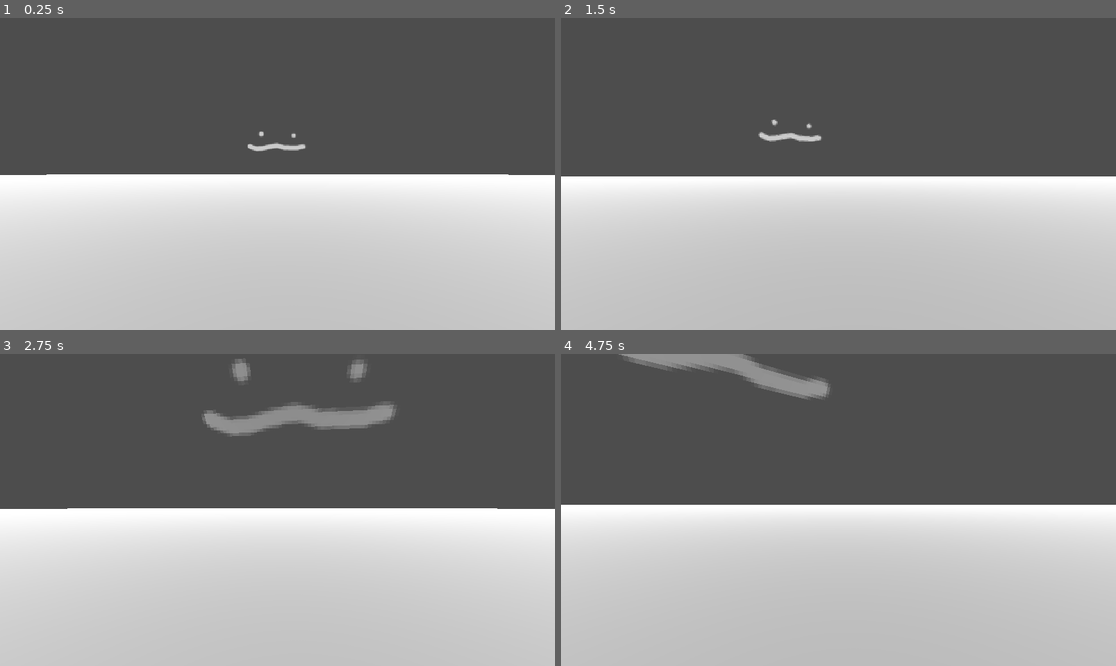
Above: before the commit, frames 1-4 (two rows, left to right).
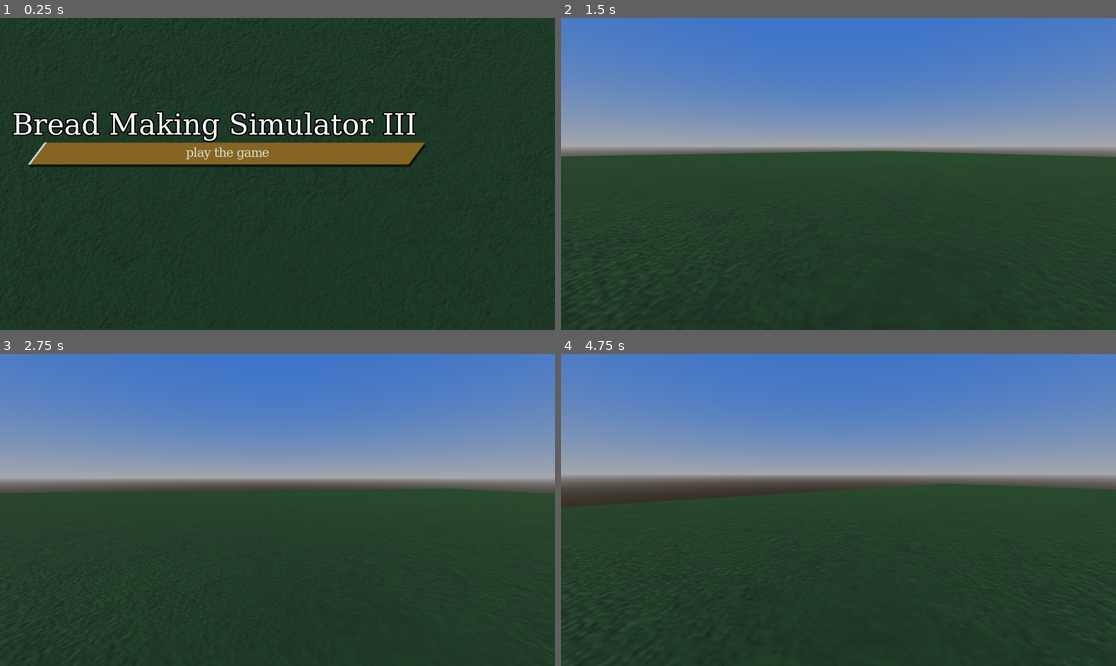
Above: after the commit, the same moments.

Repository: rwilliaise/bread-making-simulator
Game: Godot game, scene res://scenes/main_menu.tscn
Same seed, same stepped clock (60 frames per second), same inputs: the game is played once before the commit and once after it. Before the commit the project starts from res://scenes/cutscene_intro.tscn.
Inputs (mouse positions are in pixels of both pictures, inside the frame that each line leads up to):
- Up to frame 1 (0.25 s): no input
- Up to frame 2 (1.5 s): click (788, 155) at 0.5 s, where only the run after the commit has a clickable "play the game"; tap Enter at 1.25 s; move the mouse to (866, 174) at 1.27 s; hold W (move_forward) from 1.28 s (still down); hold Ctrl (move_crouch) from 1.28 s (still down)
- Up to frame 3 (2.75 s): keep holding W (move_forward); tap Space (move_jump) at 1.52, 2.27 s; move the mouse to (249, 510) at 2.02 s; release Ctrl (move_crouch) at 2.03 s; tap Ctrl (move_crouch) at 2.1 s
- Up to frame 4 (4.75 s): keep holding W (move_forward); move the mouse to (849, 503) at 2.77 s; hold Ctrl (move_crouch) 2.78-3.53 s; move the mouse to (832, 516) at 3.52 s; tap Ctrl (move_crouch) at 3.6 s; tap Space (move_jump) at 3.77, 4.52 s; move the mouse to (877, 513) at 4.27 s; hold Ctrl (move_crouch) from 4.28 s (still down)

The runs differ from the first frame. In frame 1, 100% of the frame differs, in the area x 0-100%, y 0-100%; in frame 2, 100%; in frame 3, 98%; in frame 4, 98%.

Commit message:
Add main menu

Diff:
--- a/global.gd
+++ b/global.gd
@@ -7,8 +7,66 @@
 var current_save: SaveData
 
 ## Global pointer to current HUD open in-game.
-var current_hud: Control
+var current_hud
 
-func announce(text: String):
-	if current_hud.has_method("announce"):
-		current_hud.announce(text)
+## Global pointer to currently loaded scene
+var current_scene: Node
+
+
+var _loading
+
+## Show a progress bar over the current HUD. Should be used exclusively for loading.
+func set_progress(amount):
+	if current_hud != null && current_hud.has_method("set_progress"):
+		current_hud.set_progress(amount)
+
+## Sets the scene to a new scene.
+func set_new_scene(new_scene: Node):
+	current_scene.queue_free()
+	current_scene = new_scene
+
+	get_tree().get_root().add_child(new_scene)
+
+## Loads a new scene and shows a progress bar on the current HUD.
+func load_scene(new_path: String):
+	if _loading != null:
+		push_warning("LOAD: Attempted to load new scene during scene load")
+		return
+
+	_loading = new_path
+
+	set_progress(0)
+
+	ResourceLoader.load_threaded_request(new_path, "", true)
+
+	set_process(true)
+
+func _ready():
+	var root = get_tree().get_root()
+	current_scene = root.get_child(root.get_child_count() - 1)
+
+func _process(_delta):
+	if _loading == null:
+		set_process(false)
+		return
+
+	var progress = []
+	var result = ResourceLoader.load_threaded_get_status(_loading, progress)
+
+	match result:
+		ResourceLoader.THREAD_LOAD_LOADED:
+			var scene = ResourceLoader.load_threaded_get(_loading)
+
+			_loading = null
+
+			set_progress(-1)
+			set_new_scene(scene.instantiate())
+			set_process(false)
+			return
+		ResourceLoader.THREAD_LOAD_IN_PROGRESS:
+			print("LOAD: progress: " + str(progress[0]))
+			set_progress(progress[0])
+		_:
+			push_warning("LOAD: Got result value instead: " + result)
+			set_process(false)
+			return
--- a/project.godot
+++ b/project.godot
@@ -12,7 +12,7 @@
 
 config/name="Bread Making Simulator"
 config/description="bake bread make bread sell bread"
-run/main_scene="res://scenes/cutscene_intro.tscn"
+run/main_scene="res://scenes/main_menu.tscn"
 config/use_custom_user_dir=true
 config/features=PackedStringArray("4.0", "Forward Plus")
 boot_splash/image="res://icon.png"
@@ -65,3 +65,7 @@
 "events": [Object(InputEventMouseButton,"resource_local_to_scene":false,"resource_name":"","device":-1,"window_id":0,"a …(241 unchanged characters)…
 ]
 }
+
+[rendering]
+
+anti_aliasing/quality/msaa_3d=1
--- a/scenes/components/component.gd
+++ /dev/null
@@ -1,2 +0,0 @@
-extends Node
-class_name Component
--- /dev/null
+++ b/scenes/components/structure_component.tscn
@@ -0,0 +1,15 @@
+[gd_scene load_steps=3 format=3 uid="uid://cx7ifaiiqcg5s"]
+
+[sub_resource type="BoxShape3D" id="BoxShape3D_h6uum"]
+
+[sub_resource type="BoxMesh" id="BoxMesh_fqb84"]
+
+[node name="StructureComponent" type="Node3D"]
+
+[node name="StaticBody3D" type="StaticBody3D" parent="."]
+
+[node name="CollisionShape3D" type="CollisionShape3D" parent="StaticBody3D"]
+shape = SubResource("BoxShape3D_h6uum")
+
+[node name="MeshInstance3D" type="MeshInstance3D" parent="StaticBody3D"]
+mesh = SubResource("BoxMesh_fqb84")
--- a/scenes/cutscene_intro.tscn
+++ b/scenes/cutscene_intro.tscn
@@ -60,3 +60,5 @@
 
 [node name="DirectionalLight3D" type="DirectionalLight3D" parent="."]
 transform = Transform3D(0.890626, -0.156275, -0.427041, 0.454737, 0.306072, 0.836382, 0, -0.939094, 0.34366, 0, 0, 0)
+
+[node name="AnimationPlayer" type="AnimationPlayer" parent="."]
--- /dev/null
+++ b/scenes/default_environment.tres
@@ -0,0 +1,16 @@
+[gd_resource type="Environment" load_steps=3 format=3 uid="uid://bjymjchd4rq78"]
+
+[sub_resource type="ProceduralSkyMaterial" id="ProceduralSkyMaterial_gphq4"]
+sky_top_color = Color(0.207843, 0.439216, 0.796078, 1)
+sky_horizon_color = Color(0.647059, 0.654902, 0.670588, 1)
+sun_curve = 0.05
+
+[sub_resource type="Sky" id="Sky_bksfk"]
+sky_material = SubResource("ProceduralSkyMaterial_gphq4")
+radiance_size = 0
+
+[resource]
+background_mode = 2
+sky = SubResource("Sky_bksfk")
+ssr_enabled = true
+ssao_enabled = true
--- /dev/null
+++ b/scenes/entities/bread/bread.tscn
@@ -0,0 +1,32 @@
+[gd_scene load_steps=5 format=3 uid="uid://2ge7pa6nouda"]
+
+[sub_resource type="PhysicsMaterial" id="PhysicsMaterial_8n6s5"]
+friction = 0.6
+rough = true
+bounce = 0.05
+absorbent = true
+
+[sub_resource type="CylinderShape3D" id="CylinderShape3D_g7k8h"]
+margin = 0.1
+height = 0.25
+radius = 0.25
+
+[sub_resource type="SphereMesh" id="SphereMesh_4lfgw"]
+radius = 0.25
+height = 0.25
+radial_segments = 16
+rings = 8
+
+[sub_resource type="StandardMaterial3D" id="StandardMaterial3D_7tu7d"]
+albedo_color = Color(1, 0.890196, 0.65098, 1)
+
+[node name="Bread" type="RigidBody3D"]
+mass = 0.2
+physics_material_override = SubResource("PhysicsMaterial_8n6s5")
+
+[node name="CollisionShape3D" type="CollisionShape3D" parent="."]
+shape = SubResource("CylinderShape3D_g7k8h")
+
+[node name="MeshInstance3D" type="MeshInstance3D" parent="."]
+mesh = SubResource("SphereMesh_4lfgw")
+surface_material_override/0 = SubResource("StandardMaterial3D_7tu7d")
--- a/scenes/gui/hud_announce.gd
+++ /dev/null
@@ -1,10 +0,0 @@
-extends Label
-
-@onready var ANIMATION_PLAYER: AnimationPlayer = $AnimationPlayer
-
-func _ready():
-	label_settings.font_color = Color(255, 255, 255, 0)
-	label_settings.shadow_color = Color(0, 0, 0, 0)
-
-func announce(text: String):
-	ANIMATION_PLAYER.play("")
--- a/scenes/gui/hud_announce.tscn
+++ /dev/null
@@ -1,86 +0,0 @@
-[gd_scene load_steps=4 format=3 uid="uid://brqdhab4w2tk8"]
-
-[sub_resource type="Animation" id="Animation_vtf0j"]
-resource_name = "display"
-length = 30.0
-tracks/0/type = "value"
-tracks/0/imported = false
-tracks/0/enabled = true
-tracks/0/path = NodePath(".:label_settings:font_color")
-tracks/0/interp = 2
-tracks/0/loop_wrap = true
-tracks/0/keys = {
-"times": PackedFloat32Array(0, 0.5, 29.5, 30),
-"transitions": PackedFloat32Array(1, 1, 1, 1),
-"update": 0,
-"values": [Color(1, 1, 1, 0), Color(1, 1, 1, 1), Color(1, 1, 1, 1), Color(1, 1, 1, 0)]
-}
-tracks/1/type = "value"
-tracks/1/imported = false
-tracks/1/enabled = true
-tracks/1/path = NodePath(".:label_settings:shadow_color")
-tracks/1/interp = 2
-tracks/1/loop_wrap = true
-tracks/1/keys = {
-"times": PackedFloat32Array(0, 0.5, 29.5, 30),
-"transitions": PackedFloat32Array(1, 1, 1, 1),
-"update": 0,
-"values": [Color(0, 0, 0, 0), Color(0, 0, 0, 1), Color(0, 0, 0, 1), Color(0, 0, 0, 0)]
-}
-
-[sub_resource type="Animation" id="Animation_1t7ll"]
-length = 0.001
-tracks/0/type = "value"
-tracks/0/imported = false
-tracks/0/enabled = true
-tracks/0/path = NodePath(".:label_settings:font_color")
-tracks/0/interp = 1
-tracks/0/loop_wrap = true
-tracks/0/keys = {
-"times": PackedFloat32Array(0),
-"transitions": PackedFloat32Array(1),
-"update": 0,
-"values": [Color(1, 1, 1, 1)]
-}
-tracks/1/type = "value"
-tracks/1/imported = false
-tracks/1/enabled = true
-tracks/1/path = NodePath(".:label_settings:shadow_color")
-tracks/1/interp = 1
-tracks/1/loop_wrap = true
-tracks/1/keys = {
-"times": PackedFloat32Array(0),
-"transitions": PackedFloat32Array(1),
-"update": 0,
-"values": [Color(0, 0, 0, 1)]
-}
-
-[sub_resource type="AnimationLibrary" id="AnimationLibrary_jk8qf"]
-_data = {
-"RESET": SubResource("Animation_1t7ll"),
-"display": SubResource("Animation_vtf0j")
-}
-
-[node name="Announce" type="VFlowContainer"]
-anchors_preset = 14
-anchor_top = 0.5
-anchor_right = 1.0
-anchor_bottom = 0.5
-grow_horizontal = 2
-grow_vertical = 2
-alignment = 1
-
-[node name="AnimationPlayer" type="AnimationPlayer" parent="."]
-libraries = {
-"": SubResource("AnimationLibrary_jk8qf")
-}
-
-[node name="Label" type="Label" parent="."]
-layout_mode = 2
-text = "text"
-horizontal_alignment = 1
-
-[node name="Label2" type="Label" parent="."]
-layout_mode = 2
-text = "text"
-horizontal_alignment = 1
--- a/scenes/gui/hud_intro.tscn
+++ b/scenes/gui/hud_intro.tscn
@@ -1,7 +1,6 @@
-[gd_scene load_steps=4 format=3 uid="uid://bigi1omjx01f"]
+[gd_scene load_steps=3 format=3 uid="uid://bigi1omjx01f"]
 
 [ext_resource type="Script" path="res://scenes/gui/hud_intro.gd" id="1_njefg"]
-[ext_resource type="PackedScene" uid="uid://brqdhab4w2tk8" path="res://scenes/gui/hud_announce.tscn" id="2_owpa8"]
 
 [sub_resource type="SystemFont" id="SystemFont_5ecnp"]
 font_names = PackedStringArray("Lucida Console", "Monospace")
@@ -25,8 +24,9 @@
 anchor_top = 0.5
 anchor_right = 1.0
 anchor_bottom = 0.5
-offset_left = -123.0
+offset_left = -128.0
 offset_top = -23.0
+offset_right = -5.0
 offset_bottom = 23.0
 grow_horizontal = 0
 grow_vertical = 2
@@ -35,11 +35,3 @@
 space - jump"
 horizontal_alignment = 1
 vertical_alignment = 1
-
-[node name="Announce" parent="." instance=ExtResource("2_owpa8")]
-layout_mode = 0
-anchors_preset = 0
-offset_left = 1008.5
-offset_top = 74.5
-offset_right = 1008.5
-offset_bottom = 100.5
--- /dev/null
+++ b/scenes/gui/main_menu_theme.tres
@@ -0,0 +1,61 @@
+[gd_resource type="Theme" load_steps=8 format=3 uid="uid://b67nxj3grepel"]
+
+[sub_resource type="StyleBoxFlat" id="StyleBoxFlat_h76lx"]
+bg_color = Color(0.6, 0.6, 0.6, 0)
+skew = Vector2(0.75, 0)
+border_width_left = 5
+corner_detail = 1
+
+[sub_resource type="StyleBoxFlat" id="StyleBoxFlat_w7lr7"]
+bg_color = Color(0.6, 0.6, 0.6, 0)
+skew = Vector2(0.75, 0)
+border_width_left = 8
+border_width_top = 5
+border_width_right = 8
+border_width_bottom = 5
+border_color = Color(1, 0.7625, 0.25, 1)
+border_blend = true
+
+[sub_resource type="StyleBoxFlat" id="StyleBoxFlat_cyq6q"]
+bg_color = Color(0.4, 0.27451, 0.0823529, 1)
+skew = Vector2(0.75, 0)
+border_width_left = 5
+corner_detail = 1
+shadow_size = 1
+shadow_offset = Vector2(2.5, 5)
+
+[sub_resource type="StyleBoxFlat" id="StyleBoxFlat_lirij"]
+content_margin_top = 10.0
+content_margin_bottom = 10.0
+bg_color = Color(0.521569, 0.396078, 0.129412, 1)
+skew = Vector2(0.75, 0)
+border_width_left = 5
+corner_detail = 1
+shadow_size = 1
+shadow_offset = Vector2(2.5, 5)
+
+[sub_resource type="StyleBoxFlat" id="StyleBoxFlat_sxnbg"]
+bg_color = Color(0.521569, 0.396078, 0.129412, 1)
+skew = Vector2(0.75, 0)
+border_width_left = 5
+corner_detail = 1
+shadow_size = 1
+shadow_offset = Vector2(2.5, 5)
+
+[sub_resource type="StyleBoxFlat" id="StyleBoxFlat_r3syy"]
+bg_color = Color(0.25098, 0.25098, 0.25098, 1)
+
+[sub_resource type="SystemFont" id="SystemFont_4b4o1"]
+font_names = PackedStringArray("Franklin Gothic Medium", "Arial", "Sans-Serif")
+multichannel_signed_distance_field = true
+
+[resource]
+default_font = SubResource("SystemFont_4b4o1")
+Button/colors/font_outline_color = Color(1, 1, 1, 0)
+Button/font_sizes/font_size = 24
+Button/styles/disabled = SubResource("StyleBoxFlat_h76lx")
+Button/styles/focus = SubResource("StyleBoxFlat_w7lr7")
+Button/styles/hover = SubResource("StyleBoxFlat_cyq6q")
+Button/styles/normal = SubResource("StyleBoxFlat_lirij")
+Button/styles/pressed = SubResource("StyleBoxFlat_sxnbg")
+ProgressBar/styles/background = SubResource("StyleBoxFlat_r3syy")
--- /dev/null
+++ b/scenes/main_menu.gd
@@ -0,0 +1,51 @@
+extends Node3D
+
+@export var bread_scene: PackedScene
+@onready var BREAD = $Bread
+
+@onready var PROGRESS_BAR = $CanvasLayer/ProgressBar
+@onready var PRO_TIP = $CanvasLayer/ProgressBar/Protip
+@onready var PLAY = $CanvasLayer/MenuUI/MarginContainer/VBoxContainer/Play
+
+var value = 0
+
+var _protips = [
+	"Heaven almighty, you will not survive. Good luck",
+	"Bread making simulators one and two have still not been found",
+	"NOW!!",
+	"bake hte bread jesse"
+]
+
+func set_progress(amount):
+	if amount == -1:
+		value = null
+		PROGRESS_BAR.visible = false
+		return
+
+	if value == null:
+		PROGRESS_BAR.visible = true
+		PRO_TIP.text = "Protip: " + _protips.pick_random()
+		set_process(true)
+
+	value = amount
+
+func _on_timeout():
+	var bread = bread_scene.instantiate()
+	BREAD.add_child(bread)
+	bread.global_position = BREAD.global_position + Vector3(randf_range(-1, 1), 0, randf_range(-1, 1))
+	bread.apply_central_impulse(Vector3(0, -20, 0))
+	print("BREAD: spawned")
+
+func _ready():
+	GlobalVars.current_hud = self
+
+func _process(delta):
+	if value == null:
+		set_process(false)
+		return
+
+	PROGRESS_BAR.value = move_toward(PROGRESS_BAR.value, value, delta * 0.05)
+
+func _play():
+	PLAY.disabled = true
+	GlobalVars.load_scene("res://scenes/mortal_plane.tscn")
--- /dev/null
+++ b/scenes/main_menu.tscn
@@ -0,0 +1,133 @@
+[gd_scene load_steps=13 format=3 uid="uid://bi8uxfj1868os"]
+
+[ext_resource type="Script" path="res://scenes/main_menu.gd" id="1_auhel"]
+[ext_resource type="Theme" uid="uid://b67nxj3grepel" path="res://scenes/gui/main_menu_theme.tres" id="1_lhsvp"]
+[ext_resource type="Texture2D" uid="uid://bpcqqm7474qo8" path="res://textures/grass.tres" id="2_5d5ds"]
+[ext_resource type="PackedScene" uid="uid://2ge7pa6nouda" path="res://scenes/entities/bread/bread.tscn" id="2_w4p8d"]
+[ext_resource type="Environment" uid="uid://bjymjchd4rq78" path="res://scenes/default_environment.tres" id="5_nnoy7"]
+
+[sub_resource type="WorldBoundaryShape3D" id="WorldBoundaryShape3D_prj7q"]
+
+[sub_resource type="FastNoiseLite" id="FastNoiseLite_gfhps"]
+noise_type = 2
+frequency = 0.17
+fractal_octaves = 1
+cellular_jitter = 1.5
+domain_warp_enabled = true
+domain_warp_type = 1
+
+[sub_resource type="NoiseTexture2D" id="NoiseTexture2D_gttt4"]
+width = 1024
+height = 1024
+seamless = true
+as_normal_map = true
+bump_strength = 2.0
+noise = SubResource("FastNoiseLite_gfhps")
+
+[sub_resource type="StandardMaterial3D" id="StandardMaterial3D_3p8v6"]
+albedo_texture = ExtResource("2_5d5ds")
+albedo_texture_force_srgb = true
+normal_enabled = true
+normal_texture = SubResource("NoiseTexture2D_gttt4")
+
+[sub_resource type="PlaneMesh" id="PlaneMesh_6bcin"]
+material = SubResource("StandardMaterial3D_3p8v6")
+size = Vector2(64, 64)
+
+[sub_resource type="SystemFont" id="SystemFont_prxe8"]
+font_names = PackedStringArray("Serif")
+
+[sub_resource type="LabelSettings" id="LabelSettings_i5236"]
+font = SubResource("SystemFont_prxe8")
+font_size = 60
+outline_size = 10
+outline_color = Color(0, 0, 0, 1)
+
+[node name="MainMenu" type="Node3D"]
+script = ExtResource("1_auhel")
+bread_scene = ExtResource("2_w4p8d")
+
+[node name="Camera3D" type="Camera3D" parent="."]
+transform = Transform3D(0.707107, -0.577096, 0.408607, 0, 0.577858, 0.816138, -0.707107, -0.577096, 0.408607, 8, 16, 8)
+projection = 1
+size = 10.0
+
+[node name="Bread" type="Node3D" parent="."]
+transform = Transform3D(1, 0, 0, 0, 1, 0, 0, 0, 1, 0, 20, 0)
+
+[node name="Ground" type="StaticBody3D" parent="."]
+
+[node name="CollisionShape3D" type="CollisionShape3D" parent="Ground"]
+shape = SubResource("WorldBoundaryShape3D_prj7q")
+
+[node name="MeshInstance3D" type="MeshInstance3D" parent="Ground"]
+mesh = SubResource("PlaneMesh_6bcin")
+skeleton = NodePath("../CollisionShape3D")
+
+[node name="DirectionalLight3D" type="DirectionalLight3D" parent="."]
+transform = Transform3D(0.890626, -0.156275, -0.427041, 0.454737, 0.306072, 0.836382, 0, -0.939094, 0.34366, 0, 0, 0)
+
+[node name="CanvasLayer" type="CanvasLayer" parent="."]
+
+[node name="MenuUI" type="VBoxContainer" parent="CanvasLayer"]
+anchors_preset = -1
+anchor_top = 0.3
+anchor_bottom = 0.5
+offset_left = 25.0
+offset_right = 697.0
+theme = ExtResource("1_lhsvp")
+
+[node name="Title" type="Label" parent="CanvasLayer/MenuUI"]
+layout_mode = 2
+text = "Bread Making Simulator III"
+label_settings = SubResource("LabelSettings_i5236")
+
+[node name="MarginContainer" type="MarginContainer" parent="CanvasLayer/MenuUI"]
+layout_mode = 2
+size_flags_vertical = 2
+theme_override_constants/margin_left = 50
+
+[node name="VBoxContainer" type="VBoxContainer" parent="CanvasLayer/MenuUI/MarginContainer"]
+layout_mode = 2
+size_flags_vertical = 0
+
+[node name="Play" type="Button" parent="CanvasLayer/MenuUI/MarginContainer/VBoxContainer"]
+layout_mode = 2
+text = "play the game"
+
+[node name="ProgressBar" type="ProgressBar" parent="CanvasLayer"]
+visible = false
+anchors_preset = 14
+anchor_top = 0.5
+anchor_right = 1.0
+anchor_bottom = 0.5
+offset_left = 26.0
+offset_top = -13.5
+offset_right = -26.0
+offset_bottom = 13.5
+grow_horizontal = 2
+grow_vertical = 2
+theme = ExtResource("1_lhsvp")
+max_value = 1.0
+
+[node name="Protip" type="Label" parent="CanvasLayer/ProgressBar"]
+layout_mode = 1
+anchors_preset = 15
+anchor_right = 1.0
+anchor_bottom = 1.0
+offset_top = 35.0
+offset_bottom = 35.0
+grow_horizontal = 2
+grow_vertical = 2
+horizontal_alignment = 1
+vertical_alignment = 1
+
+[node name="Timer" type="Timer" parent="."]
+wait_time = 0.1
+autostart = true
+
+[node name="WorldEnvironment" type="WorldEnvironment" parent="."]
+environment = ExtResource("5_nnoy7")
+
+[connection signal="pressed" from="CanvasLayer/MenuUI/MarginContainer/VBoxContainer/Play" to="." method="_play"]
+[connection signal="timeout" from="Timer" to="." method="_on_timeout"]
--- a/scenes/mortal_plane.tscn
+++ b/scenes/mortal_plane.tscn
@@ -1,11 +1,36 @@
-[gd_scene load_steps=4 format=3 uid="uid://2gugbumpphqw"]
+[gd_scene load_steps=9 format=3 uid="uid://2gugbumpphqw"]
 
 [ext_resource type="PackedScene" uid="uid://df41op1j5b67q" path="res://scenes/entities/player/player.tscn" id="1_kco8m"]
+[ext_resource type="Texture2D" uid="uid://bpcqqm7474qo8" path="res://textures/grass.tres" id="1_oxdw0"]
+[ext_resource type="Environment" uid="uid://bjymjchd4rq78" path="res://scenes/default_environment.tres" id="3_a8r4w"]
 
 [sub_resource type="BoxShape3D" id="BoxShape3D_yps1v"]
 size = Vector3(64, 1, 64)
 
+[sub_resource type="FastNoiseLite" id="FastNoiseLite_gfhps"]
+noise_type = 2
+frequency = 0.17
+fractal_octaves = 1
+cellular_jitter = 1.5
+domain_warp_enabled = true
+domain_warp_type = 1
+
+[sub_resource type="NoiseTexture2D" id="NoiseTexture2D_1453o"]
+width = 2048
+height = 2048
+seamless = true
+as_normal_map = true
+bump_strength = 2.5
+noise = SubResource("FastNoiseLite_gfhps")
+
+[sub_resource type="StandardMaterial3D" id="StandardMaterial3D_sycb6"]
+albedo_texture = ExtResource("1_oxdw0")
+albedo_texture_force_srgb = true
+normal_enabled = true
+normal_texture = SubResource("NoiseTexture2D_1453o")
+
 [sub_resource type="PlaneMesh" id="PlaneMesh_kj6jj"]
+material = SubResource("StandardMaterial3D_sycb6")
 size = Vector2(64, 64)
 center_offset = Vector3(0, 0.5, 0)
 
@@ -21,7 +46,9 @@
 mesh = SubResource("PlaneMesh_kj6jj")
 
 [node name="Player" parent="." instance=ExtResource("1_kco8m")]
-transform = Transform3D(1, 0, 0, 0, 1, 0, 0, 0, 1, 0, 0, 0)
 
 [node name="DirectionalLight3D" type="DirectionalLight3D" parent="."]
 transform = Transform3D(0.890626, -0.156275, -0.427041, 0.454737, 0.306072, 0.836382, 0, -0.939094, 0.34366, 0, 0, 0)
+
+[node name="WorldEnvironment" type="WorldEnvironment" parent="."]
+environment = ExtResource("3_a8r4w")
--- /dev/null
+++ b/textures/grass.tres
@@ -0,0 +1,20 @@
+[gd_resource type="NoiseTexture2D" load_steps=3 format=3 uid="uid://bpcqqm7474qo8"]
+
+[sub_resource type="Gradient" id="Gradient_5tgk3"]
+offsets = PackedFloat32Array(0.0060241, 1)
+colors = PackedColorArray(0.26075, 0.5, 0.005, 1, 0.136667, 0.41, 0, 1)
+
+[sub_resource type="FastNoiseLite" id="FastNoiseLite_gfhps"]
+noise_type = 2
+frequency = 0.17
+fractal_octaves = 1
+cellular_jitter = 1.5
+domain_warp_enabled = true
+domain_warp_type = 1
+
+[resource]
+width = 1024
+height = 1024
+seamless = true
+color_ramp = SubResource("Gradient_5tgk3")
+noise = SubResource("FastNoiseLite_gfhps")
Not shown, added: plan.txt
Binary file added: textures/icon/start.png
Not shown, added: textures/icon/start.png.import
